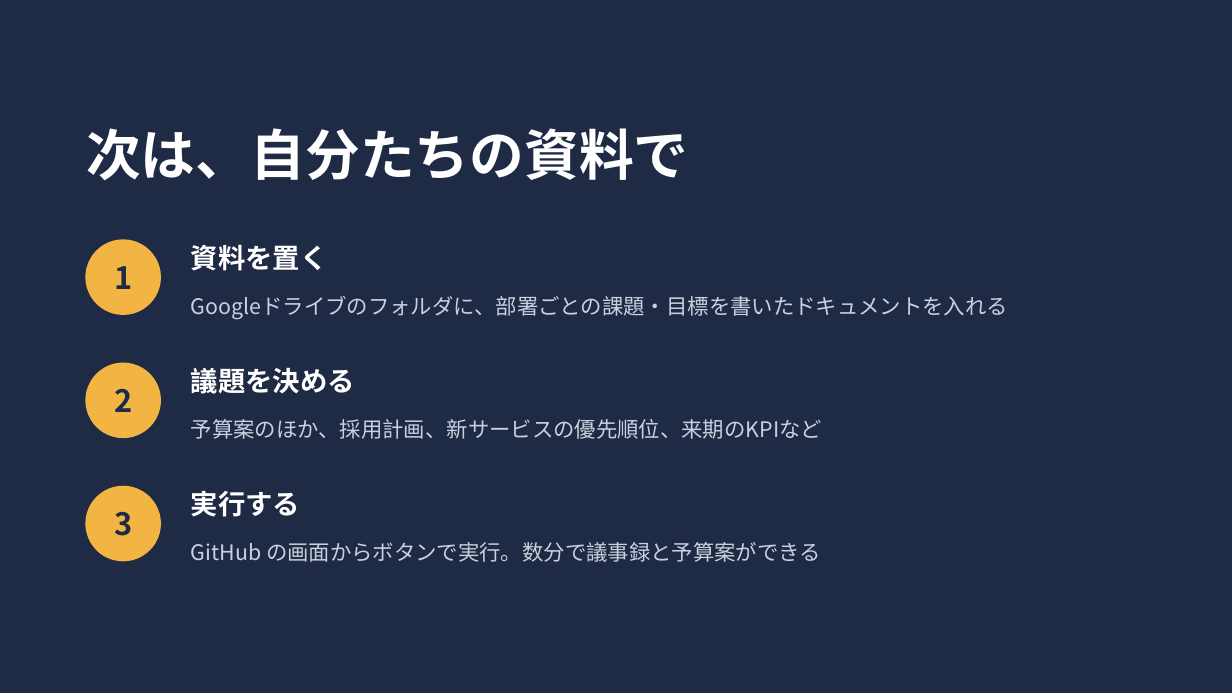
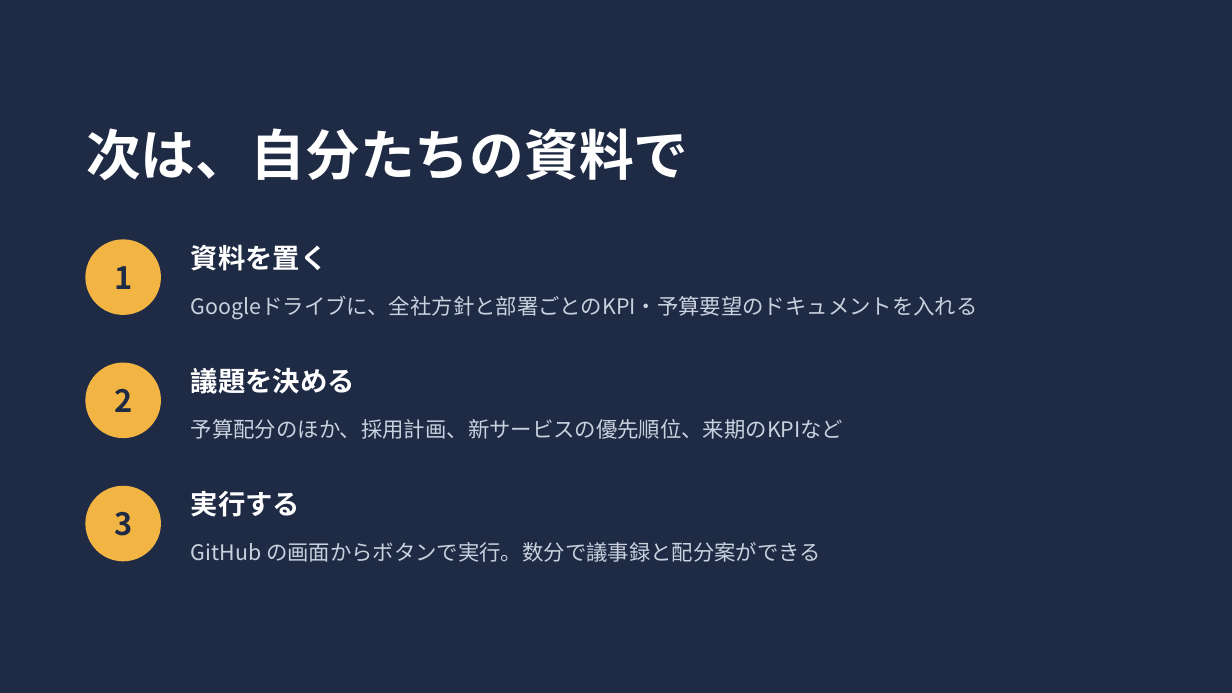
Before and after one commit to michiko3311220-stack/-, a slide deck: slide 13 of ai_meeting/slides/ai_meeting_demo.pptx (slide 12 before the commit). Drawn at 1232x693 pixels with LibreOffice and Linux fonts; fonts in the diff are those of the drawing. Boxes give left, top, right and bottom in pixels: in the first picture for what was removed or moved away, otherwise in the second. Text is boxed around its words. In the diff, an @@ line names an element or a change of style, - is before the commit and + after.

```diff
--- a/ai_meeting/slides/ai_meeting_demo.pptx
+++ b/ai_meeting/slides/ai_meeting_demo.pptx
@@ text at (191,296,978,319): text changed @@
-Googleドライブのフォルダに、部署ごとの課題・目標を書いたドキュメントを入れる
+Googleドライブに、全社方針と部署ごとのKPI・予算要望のドキュメントを入れる
@@ text at (191,419,843,439): text changed @@
-予算案のほか、採用計画、新サービスの優先順位、来期のKPIなど
+予算配分のほか、採用計画、新サービスの優先順位、来期のKPIなど
@@ text at (191,542,821,562): text changed @@
-GitHub の画面からボタンで実行。数分で議事録と予算案ができる
+GitHub の画面からボタンで実行。数分で議事録と配分案ができる
```
Also in this commit, not shown: 10 other slides changed, 2 slides added, 1 slide removed, 14 other files.
